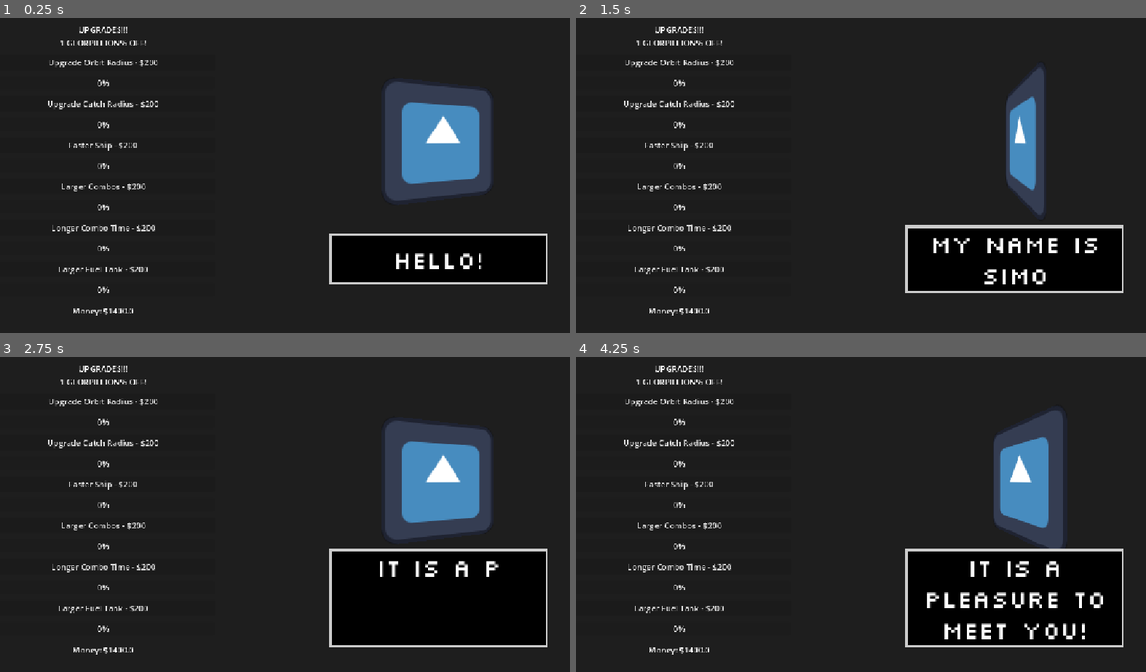
Above: before the commit, frames 1-4 (two rows, left to right).
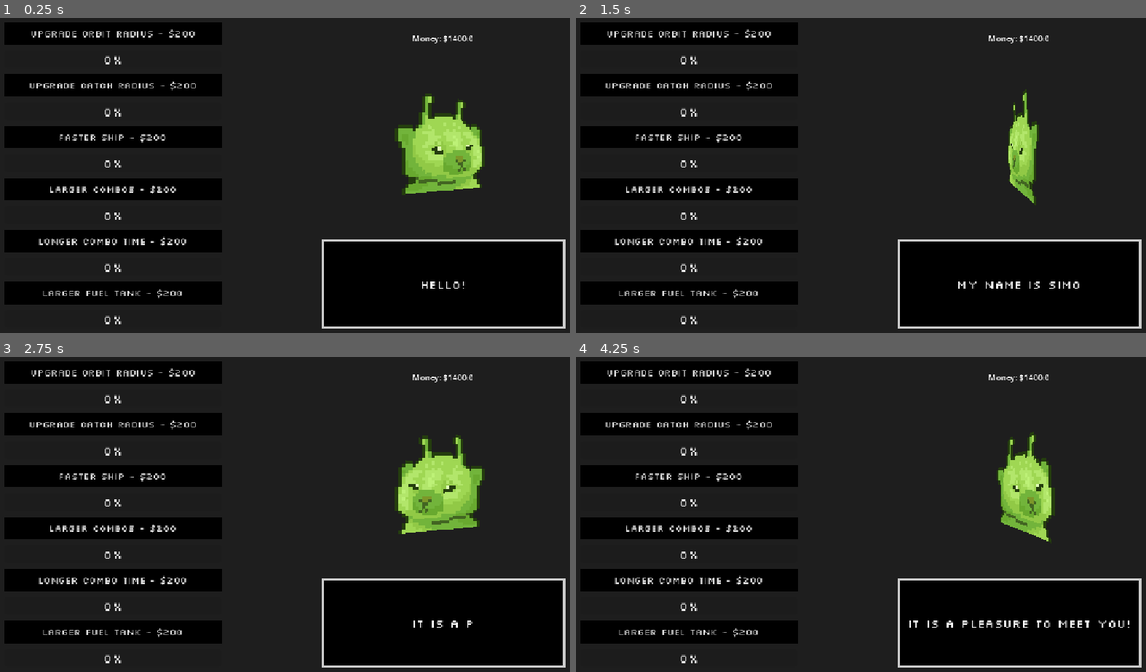
Above: after the commit, the same moments.

Repository: DudeNamedDarcy/CosmicJam2026
Game: Godot game, scene res://market/black_hole_market.tscn
Same seed, same stepped clock (60 frames per second), same inputs: the game is played once before the commit and once after it. This scene is started directly instead of the project's main scene. The engine's default icon, where the game draws it, is replaced by a stand-in: a white triangle on a blue panel in a dark square. Sound files missing from this copy of the repository are replaced by a short silence.
Inputs:
- Up to frame 1 (0.25 s): no input
- Up to frame 2 (1.5 s): hold Right (ComboRight) 0.53-1.28 s; tap G (dialogue_next) at 0.6 s; hold Down (ComboDown) from 1.28 s (still down); tap Space (CastReel) at 1.35 s
- Up to frame 3 (2.75 s): tap G (dialogue_next) at 1.55, 2.1 s; release Down (ComboDown) at 2.03 s; hold Right (ComboRight) from 2.03 s (still down)
- Up to frame 4 (4.25 s): release Right (ComboRight) at 2.78 s; hold Up (ComboUp) 2.78-3.53 s; tap G (dialogue_next) at 2.85, 3.8 s; hold Left (ComboLeft) from 3.53 s (still down); hold Space (CastReel) from 3.53 s (still down)

The runs differ from the first frame. In frame 1, 32% of the frame differs, in the area x 0-100%, y 1-99%; in frame 2, 28%; in frame 3, 32%; in frame 4, 31%.

Commit message:
Added Glorp and start of art style to Market

Diff:
--- a/dialogue/dialogue_box.gd
+++ b/dialogue/dialogue_box.gd
@@ -23,7 +23,7 @@
 
 # Called every frame. 'delta' is the elapsed time since the previous frame.
 func _process(delta: float) -> void:
-	if Input.is_action_just_pressed("dialogue_next"):
+	if Input.is_action_just_pressed("dialogue_next") and current_dialogue_index < dialogue.size():
 		if text_done:
 			print("next!")
 			_advance()
@@ -50,6 +50,6 @@
 func _advance() -> void:
 	current_dialogue_index += 1
 	if current_dialogue_index == dialogue.size():
-		get_tree().quit()
+		return
 	else:
 		_show_text()
--- a/dialogue/dialogue_box.tres
+++ b/dialogue/dialogue_box.tres
@@ -1,6 +1,15 @@
 [gd_resource type="Theme" format=3 uid="uid://t2kcdkvabp2d"]
 
 [ext_resource type="FontFile" uid="uid://btm21rgep3rct" path="res://fonts/Silkscreen/Silkscreen-Regular.ttf" id="1_lvx4v"]
+
+[sub_resource type="StyleBoxFlat" id="StyleBoxFlat_nn7dx"]
+content_margin_top = 10.0
+content_margin_bottom = 10.0
+bg_color = Color(0, 0, 0, 1)
+corner_detail = 1
+
+[sub_resource type="StyleBoxFlat" id="StyleBoxFlat_w6kuu"]
+bg_color = Color(0.6117647, 0.84313726, 0.32156864, 1)
 
 [sub_resource type="StyleBoxFlat" id="StyleBoxFlat_vw4cm"]
 bg_color = Color(0, 0, 0, 1)
@@ -11,6 +20,9 @@
 
 [resource]
 default_font = ExtResource("1_lvx4v")
-default_font_size = 48
+default_font_size = 24
+Button/font_sizes/font_size = 18
+Button/styles/normal = SubResource("StyleBoxFlat_nn7dx")
+ProgressBar/styles/fill = SubResource("StyleBoxFlat_w6kuu")
 RichTextLabel/colors/table_border = Color(1, 1, 1, 0)
 RichTextLabel/styles/normal = SubResource("StyleBoxFlat_vw4cm")
--- a/dialogue/dialogue_box.tscn
+++ b/dialogue/dialogue_box.tscn
@@ -25,7 +25,6 @@
 grow_vertical = 2
 bbcode_enabled = true
 text = "Hello World!"
-fit_content = true
 horizontal_alignment = 1
 vertical_alignment = 1
 
--- a/market/black_hole_market.tscn
+++ b/market/black_hole_market.tscn
@@ -2,6 +2,7 @@
 
 [ext_resource type="Script" uid="uid://bxkqrhvxfy0ky" path="res://market/black_hole_market.gd" id="1_1x0ya"]
 [ext_resource type="AudioStream" uid="uid://dfjggw5mqn4k6" path="res://sounds_market/cha_ching_fixed.wav" id="2_a7kth"]
+[ext_resource type="Theme" uid="uid://t2kcdkvabp2d" path="res://dialogue/dialogue_box.tres" id="2_nn7dx"]
 [ext_resource type="PackedScene" uid="uid://cs88wese704sl" path="res://market/glorp_scene.tscn" id="3_81d4i"]
 [ext_resource type="AudioStream" uid="uid://l4ihbu6r3bhk" path="res://sounds_market/broke_boy_alam_fix.wav" id="4_bq372"]
 [ext_resource type="PackedScene" uid="uid://t3fxorjxcvtt" path="res://dialogue/dialogue_box.tscn" id="5_w6kuu"]
@@ -21,61 +22,77 @@
 anchors_preset = 4
 anchor_top = 0.5
 anchor_bottom = 0.5
-offset_top = -301.0
-offset_right = 445.0
-offset_bottom = 254.0
+offset_left = 27.0
+offset_top = -339.5
+offset_right = 457.0
+offset_bottom = 336.5
 grow_vertical = 2
 theme_override_constants/separation = 12
 
 [node name="Label" type="Label" parent="VBoxContainer" unique_id=1812575564]
 layout_mode = 2
-text = "UPGRADES!!!
-1 GLORPILLION% OFF!"
 horizontal_alignment = 1
 vertical_alignment = 1
 
 [node name="OrbitRadiusButton" type="Button" parent="VBoxContainer" unique_id=1910482011]
 layout_mode = 2
+theme = ExtResource("2_nn7dx")
 text = "Upgrade Orbit Radius - $200"
 
 [node name="OrbitRadiusProgress" type="ProgressBar" parent="VBoxContainer" unique_id=2120594186]
 layout_mode = 2
+theme = ExtResource("2_nn7dx")
 
 [node name="CatchRadiusButton" type="Button" parent="VBoxContainer" unique_id=2122769251]
 layout_mode = 2
+theme = ExtResource("2_nn7dx")
 text = "Upgrade Catch Radius - $200"
 
 [node name="CatchRadiusProgress" type="ProgressBar" parent="VBoxContainer" unique_id=1156558673]
 layout_mode = 2
+theme = ExtResource("2_nn7dx")
 
 [node name="FasterShipButton" type="Button" parent="VBoxContainer" unique_id=1399558802]
 layout_mode = 2
+theme = ExtResource("2_nn7dx")
 text = "Faster Ship - $200"
 
 [node name="FasterShipProgress" type="ProgressBar" parent="VBoxContainer" unique_id=258130769]
 layout_mode = 2
+theme = ExtResource("2_nn7dx")
 
 [node name="LargerCombosButton" type="Button" parent="VBoxContainer" unique_id=742671000]
 layout_mode = 2
+theme = ExtResource("2_nn7dx")
 text = "Larger Combos - $200"
 
 [node name="LargerCombosProgress" type="ProgressBar" parent="VBoxContainer" unique_id=1765536743]
 layout_mode = 2
+theme = ExtResource("2_nn7dx")
 
 [node name="LongerComboButton" type="Button" parent="VBoxContainer" unique_id=485726108]
 layout_mode = 2
+theme = ExtResource("2_nn7dx")
 text = "Longer Combo Time - $200"
 
 [node name="LongerComboProgress" type="ProgressBar" parent="VBoxContainer" unique_id=1980857853]
 layout_mode = 2
+theme = ExtResource("2_nn7dx")
 
 [node name="LargerFuelButton" type="Button" parent="VBoxContainer" unique_id=1366612870]
 layout_mode = 2
+theme = ExtResource("2_nn7dx")
 text = "Larger Fuel Tank - $200
 "
 
 [node name="LargerFuelProgress" type="ProgressBar" parent="VBoxContainer" unique_id=691125284]
 layout_mode = 2
+theme = ExtResource("2_nn7dx")
+
+[node name="Label2" type="Label" parent="VBoxContainer" unique_id=1938969813]
+layout_mode = 2
+horizontal_alignment = 1
+vertical_alignment = 1
 
 [node name="VBoxContainer2" type="VBoxContainer" parent="." unique_id=1678329034]
 anchors_preset = 6
@@ -83,10 +100,10 @@
 anchor_top = 0.5
 anchor_right = 1.0
 anchor_bottom = 0.5
-offset_left = -1152.0
-offset_top = 246.0
-offset_right = -707.0
-offset_bottom = 323.5
+offset_left = -480.0
+offset_top = -295.0
+offset_right = -35.0
+offset_bottom = -217.5
 grow_horizontal = 0
 grow_vertical = 2
 theme_override_constants/separation = 8
@@ -127,10 +144,10 @@
 stream = ExtResource("4_bq372")
 
 [node name="DialogueBox" parent="." unique_id=1166612431 instance=ExtResource("5_w6kuu")]
-offset_left = 670.0
-offset_top = 439.0
-offset_right = -48.0
-offset_bottom = -107.0
+offset_left = 654.0
+offset_top = 451.0
+offset_right = -15.0
+offset_bottom = -20.0
 
 [connection signal="pressed" from="VBoxContainer/OrbitRadiusButton" to="." method="_on_orbit_radius_button_pressed"]
 [connection signal="pressed" from="VBoxContainer/CatchRadiusButton" to="." method="_on_catch_radius_button_pressed"]
--- a/market/glorp_scene.tscn
+++ b/market/glorp_scene.tscn
@@ -1,6 +1,6 @@
 [gd_scene format=3 uid="uid://cs88wese704sl"]
 
-[ext_resource type="Texture2D" uid="uid://lgvcj031rd7t" path="res://icon.svg" id="1_6kb6w"]
+[ext_resource type="Texture2D" uid="uid://t1dc2pbkxolm" path="res://glorp/glorp.png" id="1_6kb6w"]
 
 [sub_resource type="Environment" id="Environment_81d4i"]
 
@@ -48,10 +48,12 @@
 [node name="GlorpScene" type="Node3D" unique_id=1403479836]
 
 [node name="Camera3D" type="Camera3D" parent="." unique_id=1065541664]
+transform = Transform3D(1, 0, 0, 0, 1, 0, 0, 0, 1, 0, 0, -1.3032206)
 environment = SubResource("Environment_81d4i")
 
 [node name="Sprite3D" type="Sprite3D" parent="." unique_id=1921561783]
 transform = Transform3D(1, 0, 0, 0, 1, 0, 0, 0, 1, 0, 0, -1.8463652)
+texture_filter = 0
 texture = ExtResource("1_6kb6w")
 
 [node name="AnimationPlayer" type="AnimationPlayer" parent="." unique_id=1840024728]
Binary file added: glorp/glorp.png
Not shown, added: glorp/glorp.png.import
